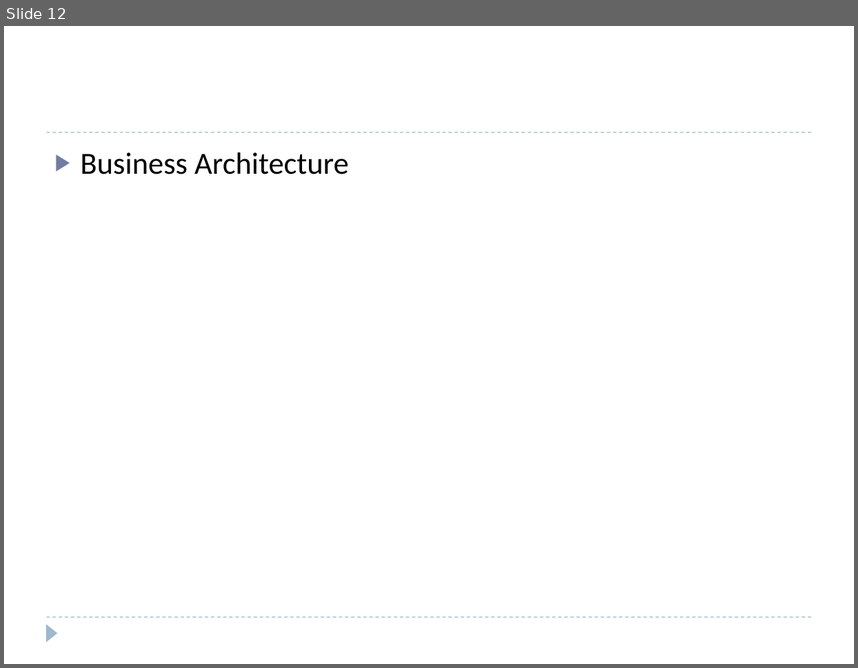
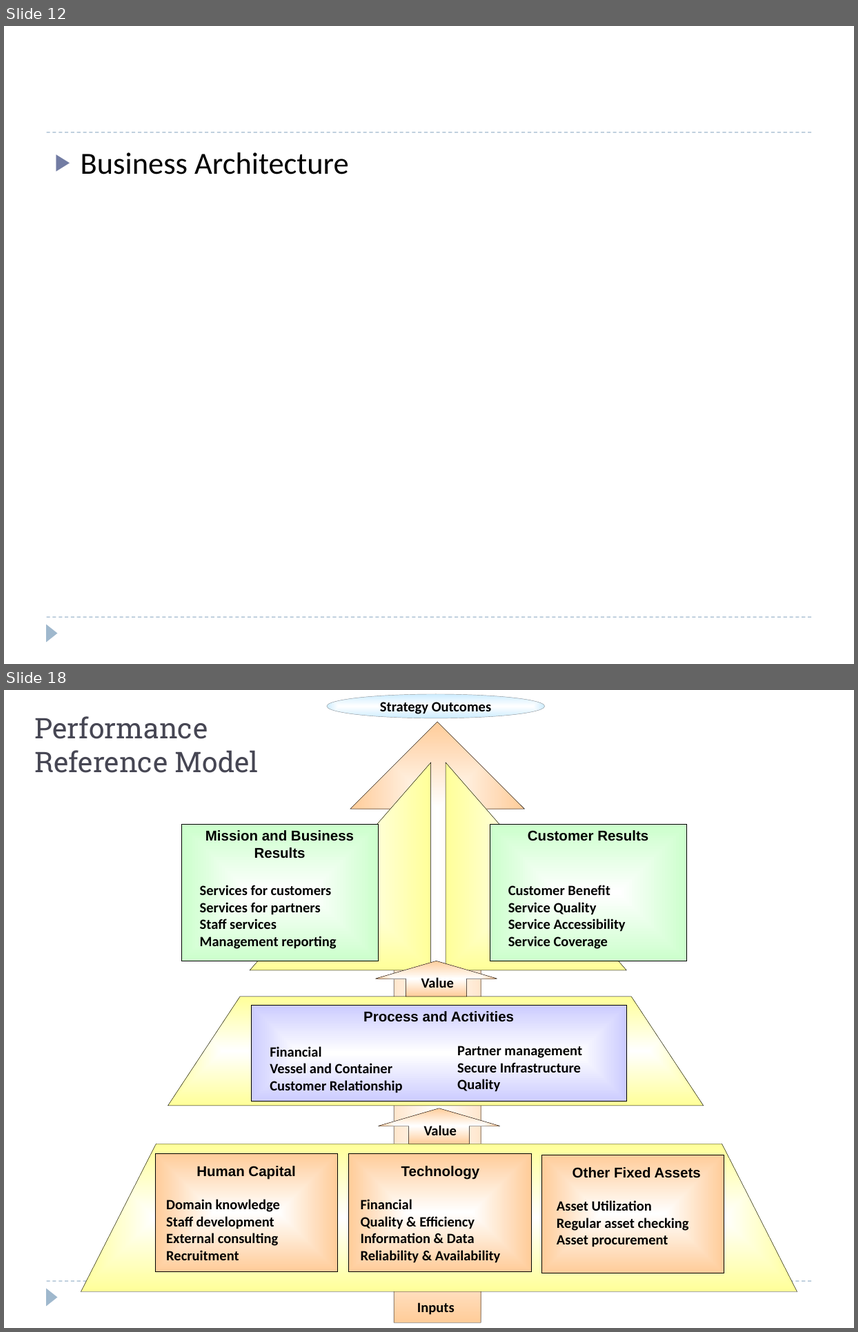
Before and after one commit to windieccf/t1-shipping, a slide deck: Enterprise Architech Presentation.pptx. Shown one above the other, each under a label of ours: slide 12 before the commit, slides 12 and 18 after it; the slides between them are not shown. The pictures are 858x668 and 858x1332 pixels, drawn with LibreOffice and Linux fonts; fonts in the diff are those of the drawing. Boxes give left, top, right and bottom in pixels: in the first picture for what was removed or moved away, otherwise in the second. Text is boxed around its words. In the diff, an @@ line names an element or a change of style, - is before the commit and + after.

```diff
--- a/Enterprise Architech Presentation.pptx
+++ b/Enterprise Architech Presentation.pptx
@@ slide 18 added at [4, 690, 854, 1328], background #FFFFFF; not listed: 2 template elements that a slide beside it also shows @@
@@ ellipse added at [327, 694, 545, 718], fill gradient #FFFFFF to #CCECFF, outline #969696 0.25 pt, 12 pt, text #000000, bold @@
+Strategy Outcomes
@@ text added at [35, 716, 259, 773], 24 pt, text #464653 @@
+Performance
+Reference Model
@@ up arrow added at [350, 722, 524, 1321], fill gradient #FFFFFF to #FFCC99, outline #000000 0.25 pt @@
@@ right triangle added at [250, 762, 430, 969], fill gradient #FFFFFF to #FFFF99, outline #000000 0.25 pt @@
@@ right triangle added at [446, 762, 627, 969], fill gradient #FFFFFF to #FFFF99, outline #000000 0.25 pt @@
@@ rectangle added at [181, 825, 379, 960], fill gradient #FFFFFF to #CCFFCC, outline #000000 0.25 pt @@
@@ text added at [205, 830, 354, 858], 12 pt, text #000000, bold @@
+Mission and Business Results
@@ rectangle added at [490, 825, 688, 960], fill gradient #FFFFFF to #CCFFCC, outline #000000 0.25 pt @@
@@ text added at [528, 830, 648, 841], 12 pt, text #000000, bold @@
+Customer Results
@@ text added at [200, 885, 336, 949], 12 pt, text #000000, bold @@
+Services for customers
+Services for partners
+Staff services
+Management reporting
@@ text added at [508, 885, 626, 949], 12 pt, text #000000, bold @@
+Customer Benefit
+Service Quality
+Service Accessibility
+Service Coverage
@@ up arrow added at [375, 960, 497, 996], fill gradient #FFFFFF to #FFCC99, outline #000000 0.25 pt, 12 pt, text #000000, bold @@
+Value
@@ trapezoid added at [168, 996, 704, 1105], fill gradient #FFFFFF to #FFFF99, outline #000000 0.25 pt @@
@@ rectangle added at [252, 1005, 626, 1101], fill gradient #FFFFFF to #CCCCFF, outline #000000 0.25 pt @@
@@ text added at [363, 1011, 514, 1022], 12 pt, text #000000, bold @@
+Process and Activities
@@ text added at [270, 1046, 403, 1093], 12 pt, text #000000, bold @@
+Financial
+Vessel and Container
+Customer Relationship
@@ text added at [457, 1045, 582, 1092], 12 pt, text #000000, bold @@
+Partner management
+Secure Infrastructure
+Quality
@@ up arrow added at [378, 1108, 499, 1144], fill gradient #FFFFFF to #FFCC99, outline #000000 0.25 pt, 12 pt, text #000000, bold @@
+Value
@@ trapezoid added at [81, 1143, 798, 1291], fill gradient #FFFFFF to #FFFF99, outline #000000 0.25 pt @@
@@ rectangle added at [155, 1153, 338, 1272], fill gradient #FFFFFF to #FFCC99, outline #000000 0.25 pt @@
@@ text added at [197, 1165, 295, 1179], 12 pt, text #000000, bold @@
+Human Capital
@@ rectangle added at [349, 1153, 532, 1272], fill gradient #FFFFFF to #FFCC99, outline #000000 0.25 pt @@
@@ text added at [401, 1165, 479, 1179], 12 pt, text #000000, bold @@
+Technology
@@ rectangle added at [542, 1154, 724, 1272], fill gradient #FFFFFF to #FFCC99, outline #000000 0.25 pt @@
@@ text added at [573, 1167, 701, 1178], 12 pt, text #000000, bold @@
+Other Fixed Assets
@@ text added at [166, 1199, 280, 1260], 12 pt, text #000000, bold @@
+Domain knowledge
+Staff development
+External consulting
+Recruitment
@@ text added at [361, 1199, 500, 1263], 12 pt, text #000000, bold @@
+Financial
+Quality & Efficiency
+Information & Data
+Reliability & Availability
@@ text added at [557, 1200, 689, 1247], 12 pt, text #000000, bold @@
+Asset Utilization
+Regular asset checking
+Asset procurement
@@ text added at [417, 1302, 455, 1314], 12 pt, text #000000, bold @@
+Inputs
```
Also in this commit, not shown: 5 slides changed, 16 other slides added.
